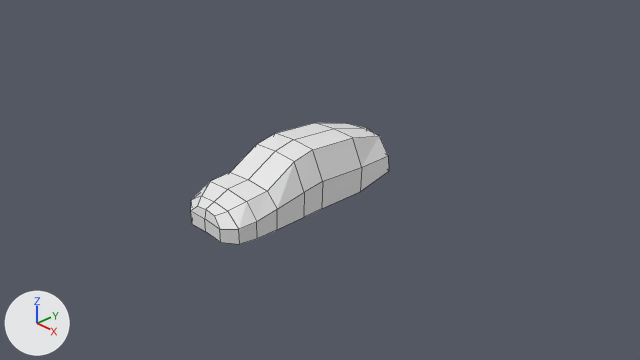
Two versions of the Blender file Prius_simple_2.blend, one commit apart.
Both versions are drawn from the file's camera 'Camera'. The lights are fixed; the arrows at lower left show +X, +Y and +Z. Mesh edges are drawn as thin lines.

Before the edit, the objects in view are built like this:
```python
me_plane_002 = bpy.data.meshes.new('Plane.002')
me_plane_002.from_pydata(...)  # 67 vertices, 56 faces; spans x -0.91..0.91, y -0.57..0.79, z -2.38..2.42
ob_plane = bpy.data.objects.new('Plane', me_plane_002)
ob_plane.location = (0.0, 0.0, 0.55)
ob_plane.rotation_euler = (1.571, 0.0, 0.0)  # degrees (90, 0, 0)
ob_plane.scale = (0.712, 0.712, 0.712)
```
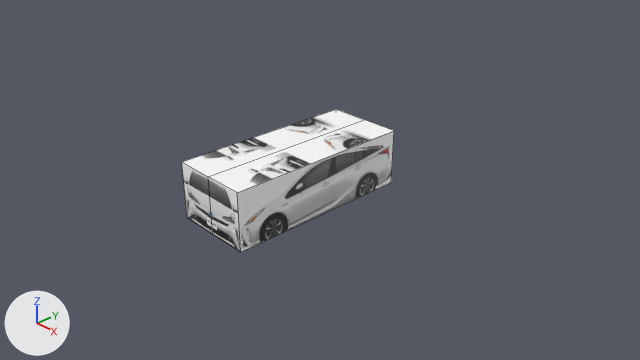
Commit message: adjust simple model ver2

The change, as a list of edits to the scene's bpy script:
```text
Add img_texture_png:
    img_texture_png = load_image('texture.png', 'image/texture.png', 1024, 1024, 'sRGB')
Add mat_texture_png:
    mat_texture_png = principled_material('texture.png')
    mat_texture_png.texture = img_texture_png
Change me_plane_002:
    used by ob_plane; location = (0.0, 0.0, 0.55); rotation_euler = (1.571, 0.0, 0.0), in degrees (90, 0, 0); scale = (0.712, 0.712, 0.712)
    remove me_plane_002.from_pydata(...)  # 67 vertices, 56 faces; spans x -0.91..0.91, y -0.57..0.79, z -2.38..2.42
    add me_plane_002.from_pydata(...)  # 8 vertices, 4 faces; spans x 0.0..1.0, y -0.7..0.7, z -2.34..2.41
    me_plane_002 part 1: the whole mesh is rebuilt
    add me_plane_002.materials.append(mat_texture_png)  # picture img_texture_png
Change ob_plane:
    ob_plane.scale: (0.712, 0.712, 0.712) -> (0.668, 0.668, 0.668)
    add _m = ob_plane.modifiers.new('Mirror', 'MIRROR')
    add _m.use_clip = True
```

Location of each change, (x1, y1, x2, y2) in pixels of the pictures (640 x 360 px):
'Plane', reshaped, rescaled, modifiers changed (7% wider, 18% taller)
    before: (191, 123, 389, 244)
    after: (182, 109, 394, 252)
